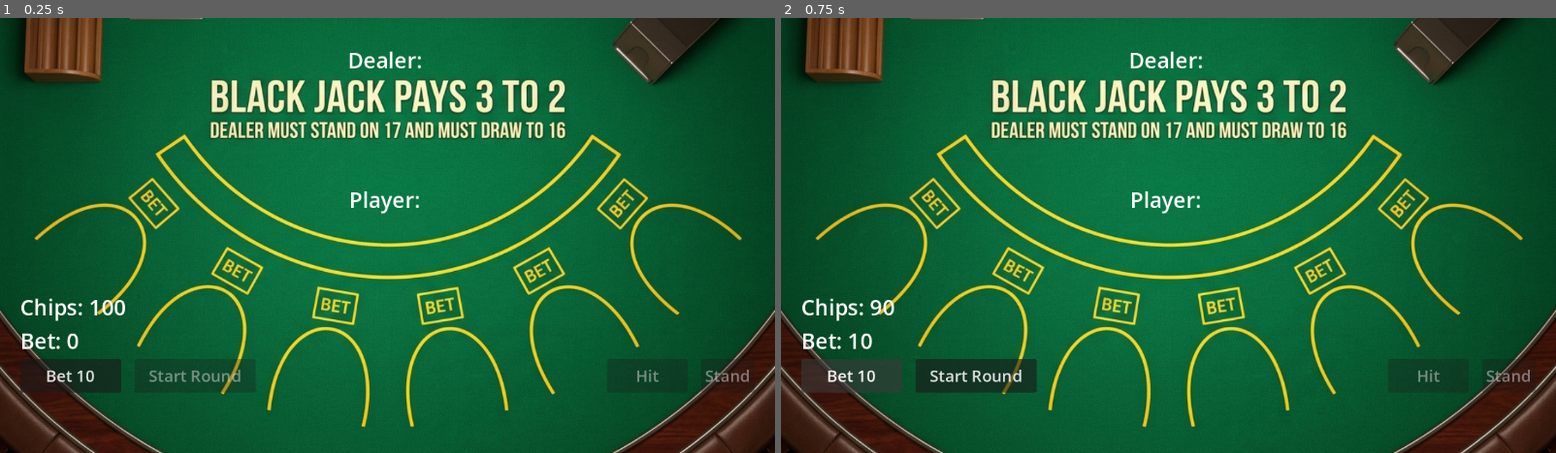
Above: before the commit, frames 1-2 (left to right).
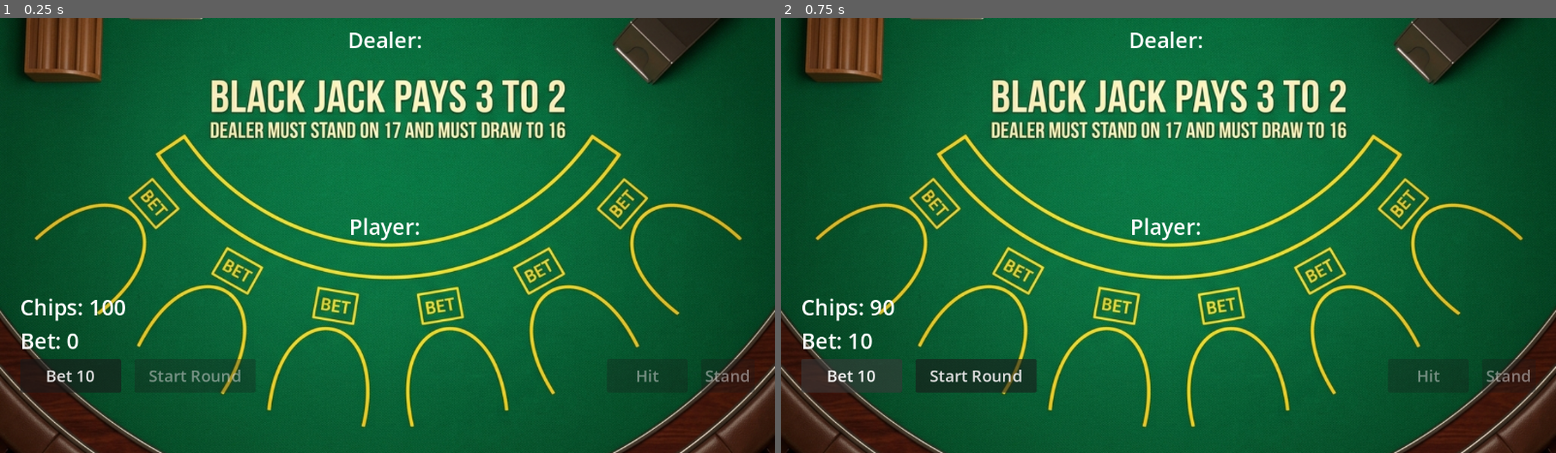
Above: after the commit, the same moments.

Repository: JustJirka/BlackJack
Game: Godot game, scene res://scenes/Main.tscn
Same seed, same stepped clock (60 frames per second), same inputs: the game is played once before the commit and once after it.
Inputs:
- Up to frame 1 (0.25 s): no input
- Up to frame 2 (0.75 s): click "Bet 10" at 0.5 s

The runs differ from the first frame. In frame 1, 0.7% of the frame differs, in the area x 45-55%, y 3-52%; in frame 2, 0.7%.

Commit message:
fully working normal blackjack

Diff:
--- a/black-jack/scenes/Main.tscn
+++ b/black-jack/scenes/Main.tscn
@@ -37,9 +37,9 @@
 anchor_left = 0.5
 anchor_right = 0.5
 offset_left = -100.0
-offset_top = 40.0
+offset_top = 10.0
 offset_right = 100.0
-offset_bottom = 90.0
+offset_bottom = 60.0
 grow_horizontal = 2
 theme_override_font_sizes/font_size = 32
 text = "Dealer: "
@@ -51,9 +51,9 @@
 anchor_left = 0.5
 anchor_right = 0.5
 offset_left = -50.0
-offset_top = 100.0
+offset_top = 60.0
 offset_right = 50.0
-offset_bottom = 300.0
+offset_bottom = 260.0
 grow_horizontal = 2
 
 [node name="PlayerScoreLabel" type="Label" parent="CanvasLayer/UI"]
@@ -64,9 +64,9 @@
 anchor_right = 0.5
 anchor_bottom = 1.0
 offset_left = -100.0
-offset_top = -400.0
+offset_top = -360.0
 offset_right = 100.0
-offset_bottom = -350.0
+offset_bottom = -310.0
 grow_horizontal = 2
 grow_vertical = 0
 theme_override_font_sizes/font_size = 32
@@ -81,9 +81,9 @@
 anchor_right = 0.5
 anchor_bottom = 1.0
 offset_left = -50.0
-offset_top = -340.0
+offset_top = -300.0
 offset_right = 50.0
-offset_bottom = -140.0
+offset_bottom = -100.0
 grow_horizontal = 2
 grow_vertical = 0
 
--- a/black-jack/scripts/UI.gd
+++ b/black-jack/scripts/UI.gd
@@ -35,13 +35,19 @@
 	for child in dealer_container.get_children():
 		child.queue_free()
 
+	var is_initial_deal = game_manager.state == game_manager.GameState.BETTING
+	var is_player_turn = game_manager.state == game_manager.GameState.PLAYER_TURN
+	var is_dealer_turn = game_manager.state == game_manager.GameState.DEALER_TURN
+
 	# Format player
 	player_score_label.text = "Player (" + str(player_hand.get_score()) + "):"
 	for i in range(player_hand.cards.size()):
 		var c = player_hand.cards[i]
 		var card_ui = card_scene.instantiate()
 		player_container.add_child(card_ui)
-		card_ui.setup(c, false, i == player_hand.cards.size() - 1)
+
+		var animate_p = is_initial_deal or (is_player_turn and i == player_hand.cards.size() - 1)
+		card_ui.setup(c, false, animate_p)
 
 		# Scatter effect
 		var rng = RandomNumberGenerator.new()
@@ -58,7 +64,9 @@
 			var c = dealer_hand.cards[i]
 			var card_ui = card_scene.instantiate()
 			dealer_container.add_child(card_ui)
-			card_ui.setup(c, i > 0, i == dealer_hand.cards.size() - 1)
+
+			var animate_d = is_initial_deal or (is_dealer_turn and i == dealer_hand.cards.size() - 1)
+			card_ui.setup(c, i > 0, animate_d)
 
 			var rng = RandomNumberGenerator.new()
 			rng.seed = c.get_instance_id()
@@ -70,7 +78,9 @@
 			var c = dealer_hand.cards[i]
 			var card_ui = card_scene.instantiate()
 			dealer_container.add_child(card_ui)
-			card_ui.setup(c, false, i == dealer_hand.cards.size() - 1)
+
+			var animate_d = is_initial_deal or (is_dealer_turn and i == dealer_hand.cards.size() - 1)
+			card_ui.setup(c, false, animate_d)
 
 			var rng = RandomNumberGenerator.new()
 			rng.seed = c.get_instance_id()
